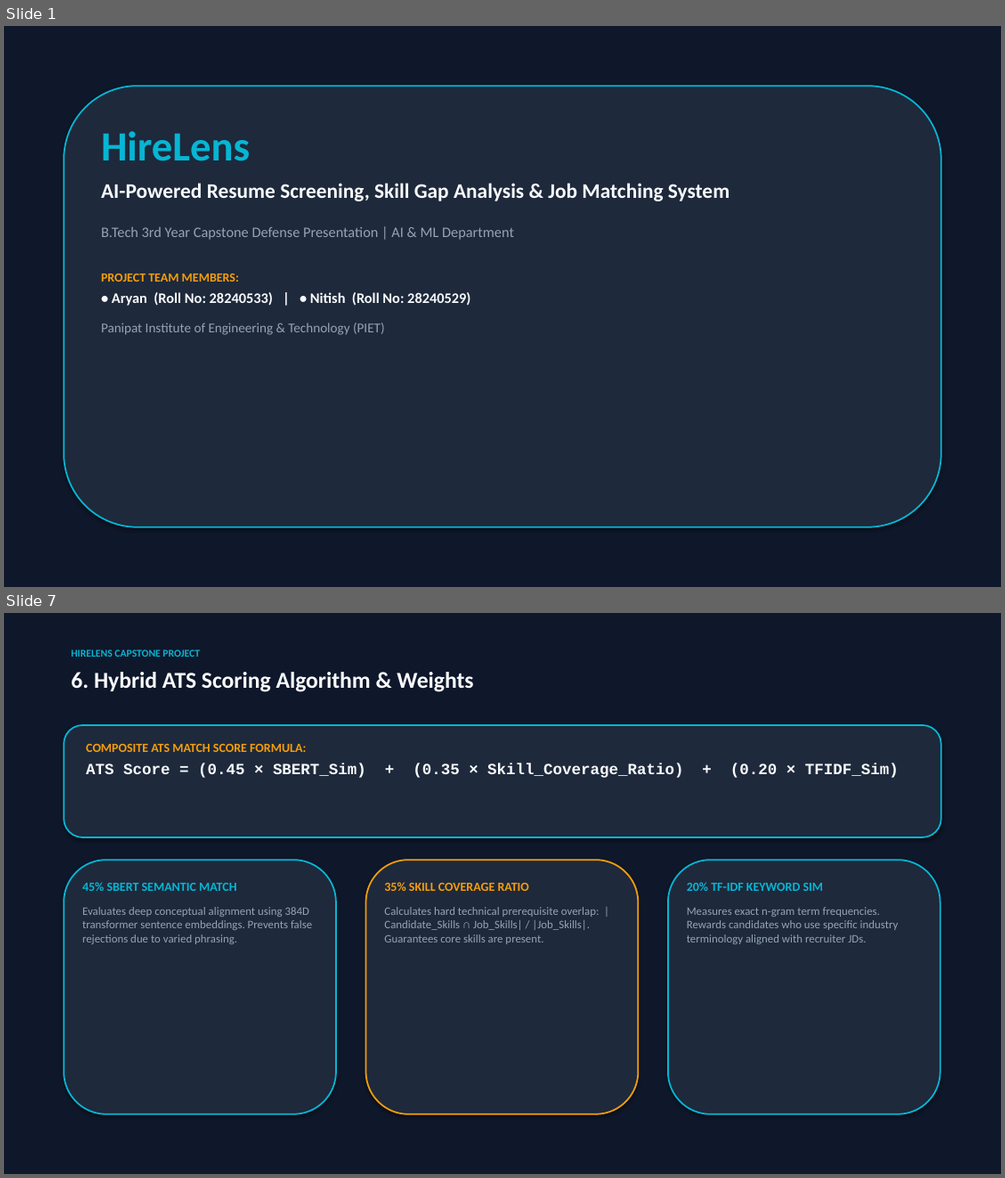
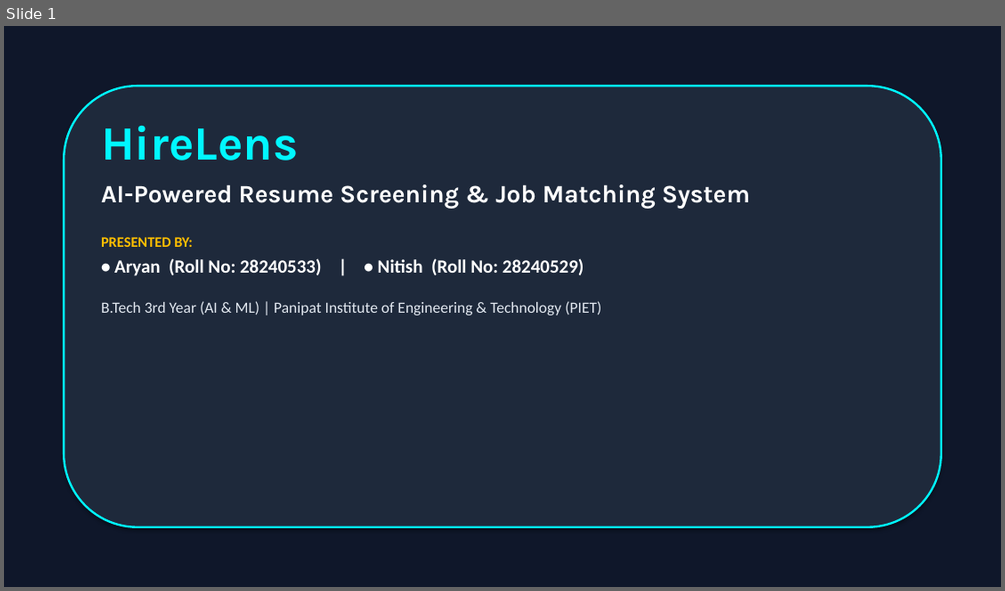
Before and after one commit to Aryan8182/Hirelens-ai-resume-analyzer, a slide deck: HireLens_Presentation.pptx. Shown one above the other, each under a label of ours: slides 1 and 7 before the commit, slide 1 after it; the slides between them are not shown. The pictures are 1005x1178 and 1005x591 pixels, drawn with LibreOffice and Linux fonts; fonts in the diff are those of the drawing. Boxes give left, top, right and bottom in pixels: in the first picture for what was removed or moved away, otherwise in the second. Text is boxed around its words. In the diff, an @@ line names an element or a change of style, - is before the commit and + after.

Commit message:
Update HireLens_Presentation.pptx with large-font classroom-ready presentation deck

```diff
--- a/HireLens_Presentation.pptx
+++ b/HireLens_Presentation.pptx
@@ slide 7 removed at (4,613,1001,1174), background #0F172A @@
@@ text removed at (71,649,200,657) @@
-HIRELENS CAPSTONE PROJECT
@@ text removed at (71,672,473,692) @@
-6. Hybrid ATS Scoring Algorithm & Weights
@@ rounded rectangle removed at (64,725,941,837) @@
@@ text removed at (86,744,898,778) @@
-COMPOSITE ATS MATCH SCORE FORMULA:
-ATS Score = (0.45 × SBERT_Sim) + (0.35 × Skill_Coverage_Ratio) + (0.20 × TFIDF_Sim)
@@ rounded rectangle removed at (64,860,336,1114) @@
@@ rounded rectangle removed at (366,860,638,1114) @@
@@ rounded rectangle removed at (668,860,940,1114) @@
@@ text removed at (82,882,312,944) @@
-45% SBERT SEMANTIC MATCH
-Evaluates deep conceptual alignment using 384D transformer sentence embeddings. Prevents false rejections due to varied phrasing.
@@ text removed at (384,882,599,944) @@
-35% SKILL COVERAGE RATIO
-Calculates hard technical prerequisite overlap: |Candidate_Skills ∩ Job_Skills| / |Job_Skills|. Guarantees core skills are present.
@@ text removed at (687,882,898,944) @@
-20% TF-IDF KEYWORD SIM
-Measures exact n-gram term frequencies. Rewards candidates who use specific industry terminology aligned with recruiter JDs.
@@ slide 1 changed as well @@
@@ rounded rectangle at (64,86,941,527): outline #06B6D4 1.5 pt to #00F7FF 2 pt @@
@@ text at (101,126,584,276): size 40 to 46 pt, font Calibri to Karla, text colour #06B6D4 to #00F7FF in "HireLens"; size 14 to 18 pt, text colour #F8FAFC to #FFFFFF in "• Aryan (Roll No: 28240533) | • ..."; more space between paragraphs @@
@@ text at (101,184,750,247): text changed; size 20 to 24 pt; font Calibri to Karla; text colour #F8FAFC to #FFFFFF @@
-AI-Powered Resume Screening, Skill Gap Analysis & Job Matching System
-B.Tech 3rd Year Capstone Defense Presentation | AI & ML Department
-PROJECT TEAM MEMBERS:
+AI-Powered Resume Screening & Job Matching System
+PRESENTED BY:
@@ text at (101,301,601,315): text changed; size 13 to 15 pt; text colour #94A3B8 to #E2E8F0 @@
-Panipat Institute of Engineering & Technology (PIET)
+B.Tech 3rd Year (AI & ML) | Panipat Institute of Engineering & Technology (PIET)
```
Also in this commit, not shown: 3 other slides changed, 8 slides added, 7 other slides removed, 1 other file.
